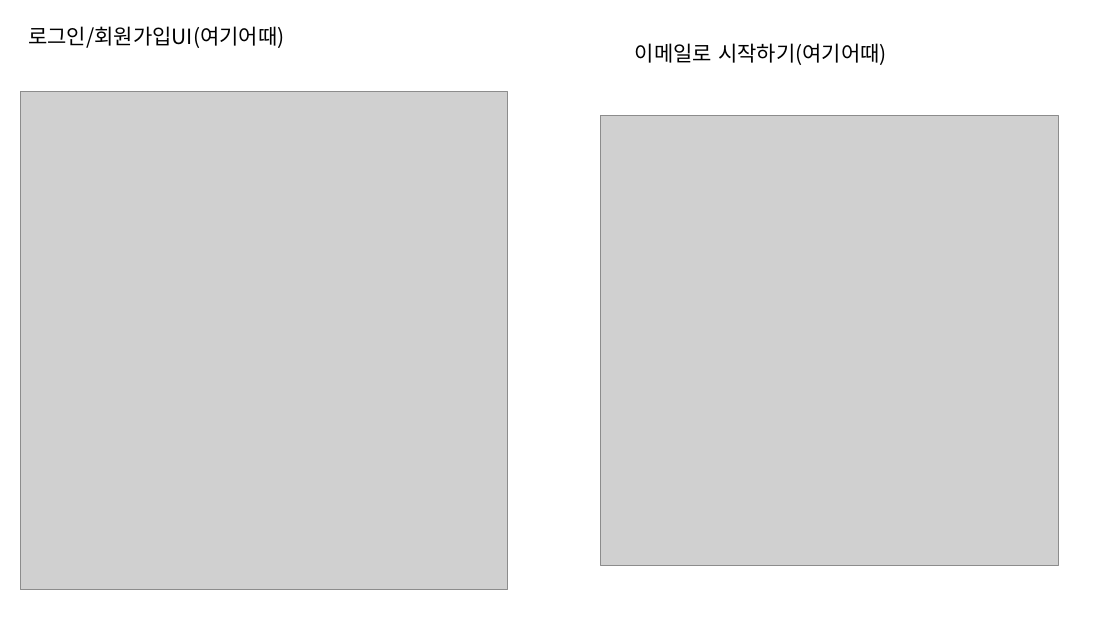
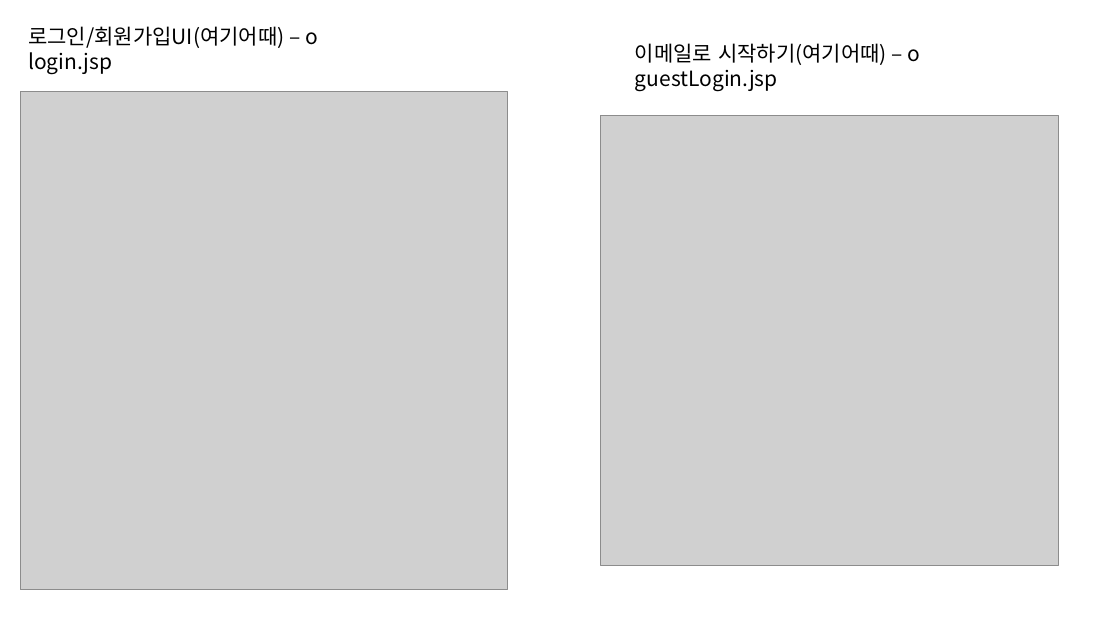
Before and after one commit to juyeon319/2024-nollrae, a slide deck: slide 3 of 로그인회원가입.pptx. Drawn at 1120x630 pixels with LibreOffice and Linux fonts; fonts in the diff are those of the drawing; grey boxes stand for pictures. Boxes give left, top, right and bottom in pixels: in the first picture for what was removed or moved away, otherwise in the second. Text is boxed around its words. In the diff, an @@ line names an element or a change of style, - is before the commit and + after.

```diff
--- a/로그인회원가입.pptx
+++ b/로그인회원가입.pptx
@@ text at box(28, 26, 318, 74): text changed @@
-로그인/회원가입UI(여기어때)
+로그인/회원가입UI(여기어때) – o
+login.jsp
@@ text at box(635, 43, 920, 91): text changed @@
-이메일로 시작하기(여기어때)
+이메일로 시작하기(여기어때) – o
+guestLogin.jsp
```
Also in this commit, not shown: 4 other slides changed.
